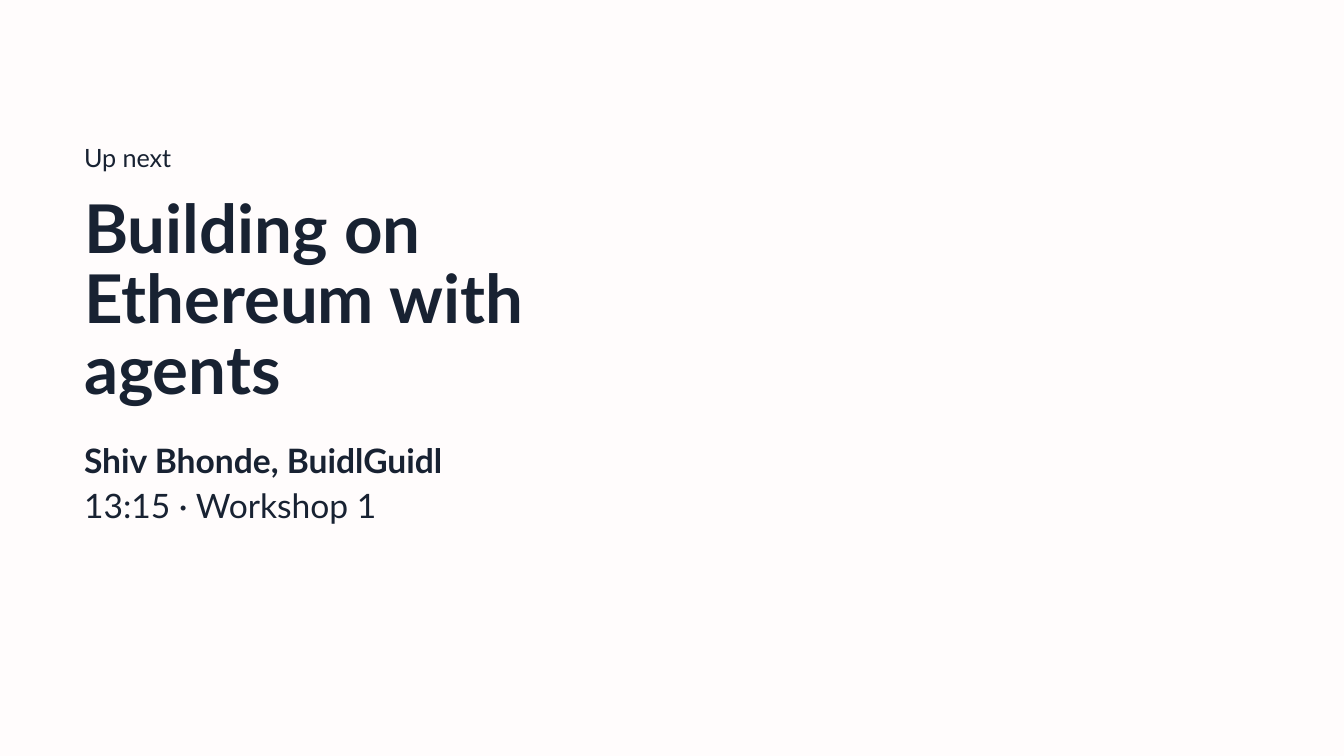
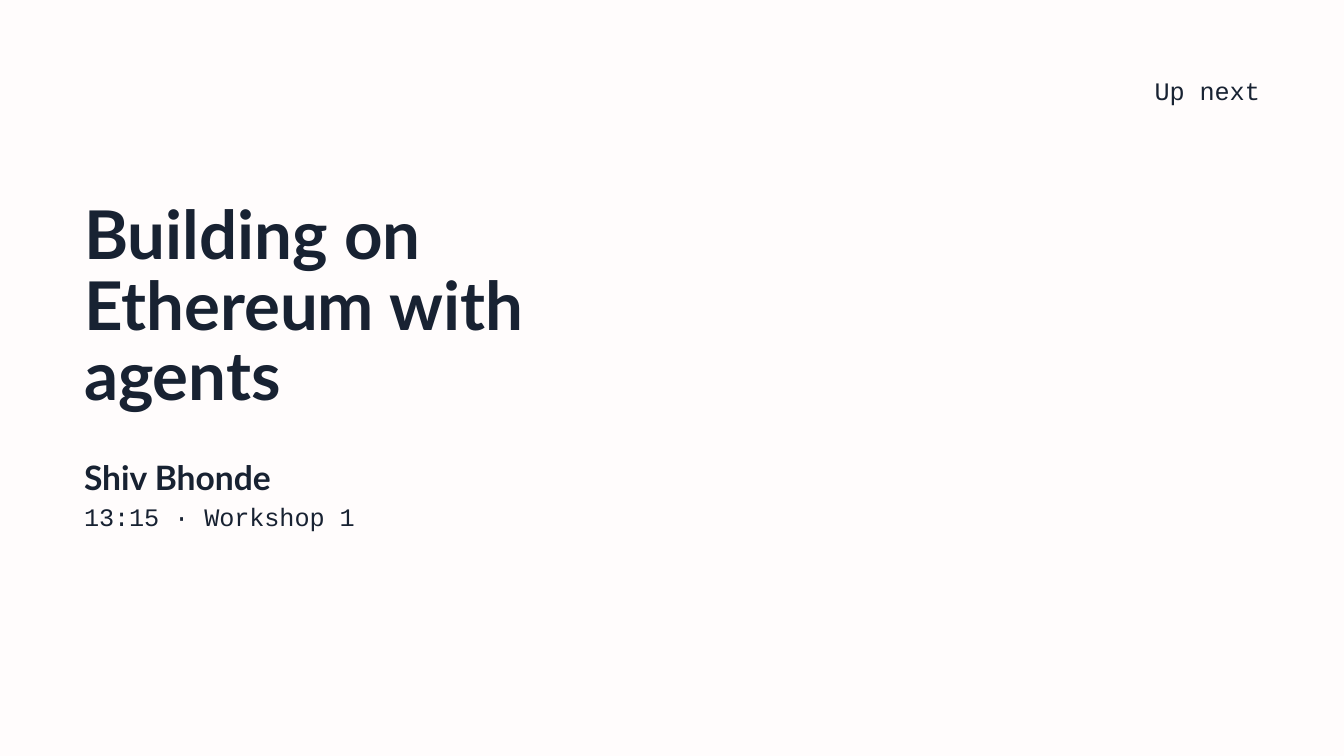
Before and after one commit to technophile-04/devcon-8-mumbai, a slide deck: slide 11 of template/buidlguidl-devcon8.pptx. Drawn at 1344x756 pixels with LibreOffice and Linux fonts; fonts in the diff are those of the drawing; background and template pictures are left out. Boxes give left, top, right and bottom in pixels: in the first picture for what was removed or moved away, otherwise in the second. Text is boxed around its words. In the diff, an @@ line names an element or a change of style, - is before the commit and + after.

```diff
--- a/template/buidlguidl-devcon8.pptx
+++ b/template/buidlguidl-devcon8.pptx
@@ text "Up next": place and size @@
-text "Up next" at (84, 149, 172, 172)
+text "Up next" at (1155, 83, 1260, 106)
@@ text "Up next" at (1155, 83, 1260, 106): font Lato to Courier New; alignment left to right @@
@@ title "Building on Ethereum with agents" at (84, 209, 523, 412): vertical alignment top to bottom @@
@@ text at (84, 465, 271, 491): text changed @@
-Shiv Bhonde, BuidlGuidl
+Shiv Bhonde
@@ text "13:15 · Workshop 1": place and size @@
-text "13:15 · Workshop 1" at (84, 493, 376, 524)
+text "13:15 · Workshop 1" at (84, 507, 355, 532)
@@ text "13:15 · Workshop 1" at (84, 507, 355, 532): size 18 to 13.5 pt, font Lato to Courier New; line spacing 23.2pt to 17.6pt @@
```
Also in this commit, not shown: 7 other slides changed, 24 other files.
